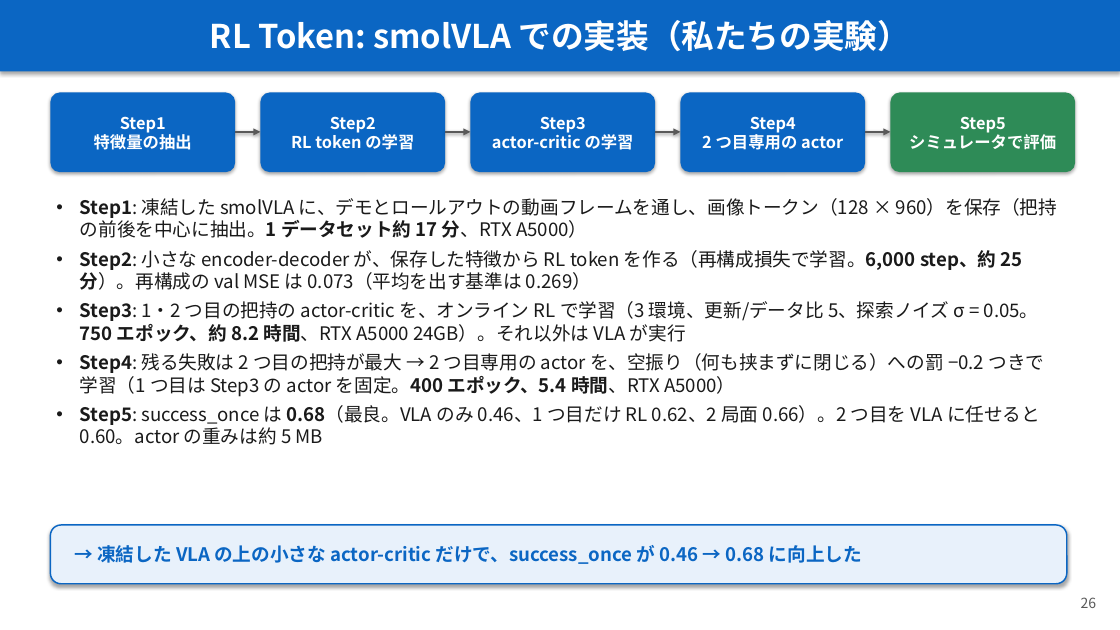
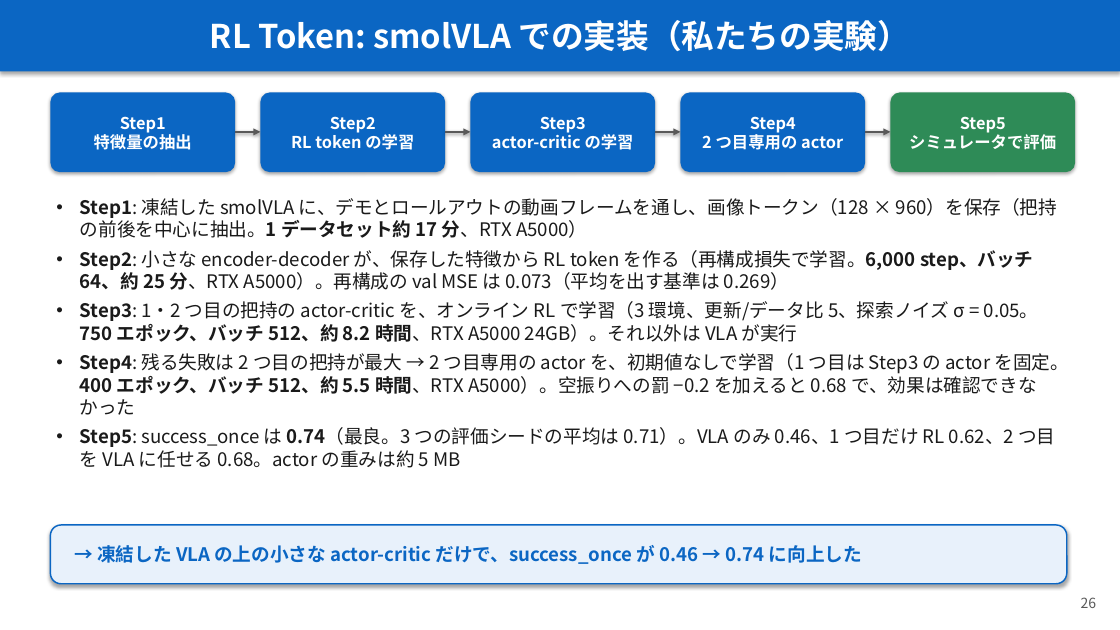
Before and after one commit to Junhand/libero_RL, a slide deck: slide 26 of docs/RECAP_STEAM_RLToken.pptx. Drawn at 1120x630 pixels with LibreOffice and Linux fonts; fonts in the diff are those of the drawing. Boxes give left, top, right and bottom in pixels: in the first picture for what was removed or moved away, otherwise in the second. Text is boxed around its words. In the diff, an @@ line names an element or a change of style, - is before the commit and + after.

```diff
--- a/docs/RECAP_STEAM_RLToken.pptx
+++ b/docs/RECAP_STEAM_RLToken.pptx
@@ text at <box>80,250,1069,468</box>: text changed @@
-• Step2: 小さな encoder-decoder が、保存した特徴から RL token を作る（再構成損失で学習。6,000 step、約 25 分）。再構成の val MSE は 0.073（平均を出す基準は 0.269）
-• Step3: 1・2 つ目の把持の actor-critic を、オンライン RL で学習（3 環境、更新/データ比 5、探索ノイズ σ = 0.05。750 エポック、約 8.2 時間、RTX A5000 24GB）。それ以外は VLA が実行
-• Step4: 残る失敗は 2 つ目の把持が最大 → 2 つ目専用の actor を、空振り（何も挟まずに閉じる）への罰 −0.2 つきで学習（1 つ目は Step3 の actor を固定。400 エポック、5.4 時間、RTX A5000）
-• Step5: success_once は 0.68（最良。VLA のみ 0.46、1 つ目だけ RL 0.62、2 局面 0.66）。2 つ目を VLA に任せると 0.60。actor の重みは約 5 MB
+• Step2: 小さな encoder-decoder が、保存した特徴から RL token を作る（再構成損失で学習。6,000 step、バッチ 64、約 25 分、RTX A5000）。再構成の val MSE は 0.073（平均を出す基準は 0.269）
+• Step3: 1・2 つ目の把持の actor-critic を、オンライン RL で学習（3 環境、更新/データ比 5、探索ノイズ σ = 0.05。750 エポック、バッチ 512、約 8.2 時間、RTX A5000 24GB）。それ以外は VLA が実行
+• Step4: 残る失敗は 2 つ目の把持が最大 → 2 つ目専用の actor を、初期値なしで学習（1 つ目は Step3 の actor を固定。400 エポック、バッチ 512、約 5.5 時間、RTX A5000）。空振りへの罰 −0.2 を加えると 0.68 で、効果は確認できなかった
+• Step5: success_once は 0.74（最良。3 つの評価シードの平均は 0.71）。VLA のみ 0.46、1 つ目だけ RL 0.62、2 つ目を VLA に任せる 0.68。actor の重みは約 5 MB
@@ text in rounded rectangle at <box>97,545,862,564</box>: text changed @@
-→ 凍結した VLA の上の小さな actor-critic だけで、success_once が 0.46 → 0.68 に向上した
+→ 凍結した VLA の上の小さな actor-critic だけで、success_once が 0.46 → 0.74 に向上した
```
Also in this commit, not shown: 8 other slides changed, 1 other file.
